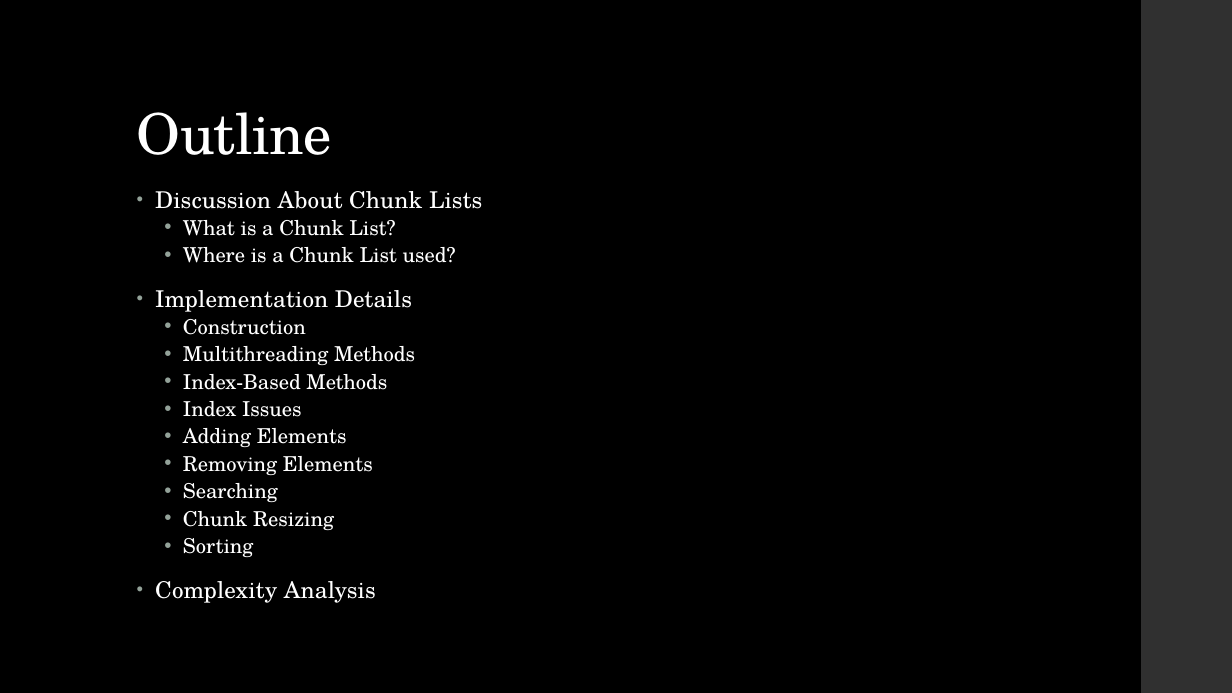
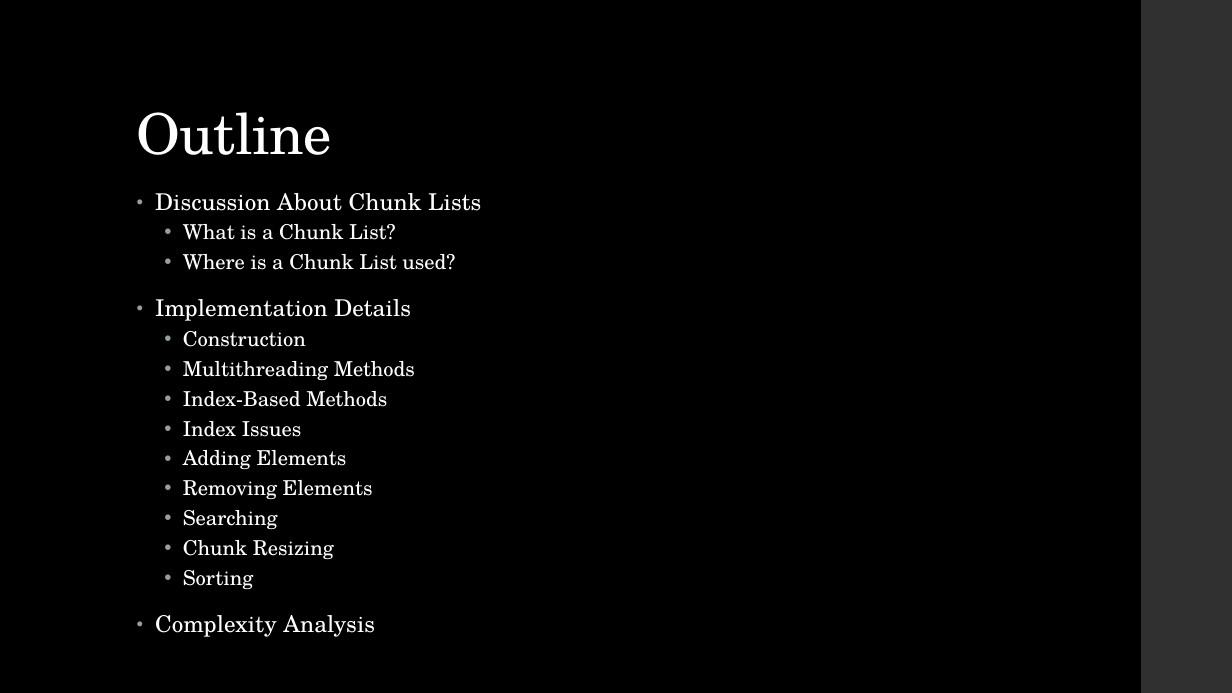
Before and after one commit to danielathome19/Chunk-List, a slide deck: slide 2 of Chunk List/Presentation/Chunk List.pptx. Drawn at 1232x693 pixels with LibreOffice and Linux fonts; fonts in the diff are those of the drawing. Boxes give left, top, right and bottom in pixels: in the first picture for what was removed or moved away, otherwise in the second. Text is boxed around its words. In the diff, an @@ line names an element or a change of style, - is before the commit and + after.

Commit message:
Updated methods

```diff
--- a/Chunk List/Presentation/Chunk List.pptx
+++ b/Chunk List/Presentation/Chunk List.pptx
@@ text "Discussion About Chunk Lists" at (x1=155, y1=193, x2=481, y2=637): line spacing 0.85 to 0.95; line spacing 0.8 to 0.9 @@
```
Also in this commit, not shown: 4 other slides changed, 4 other files.
